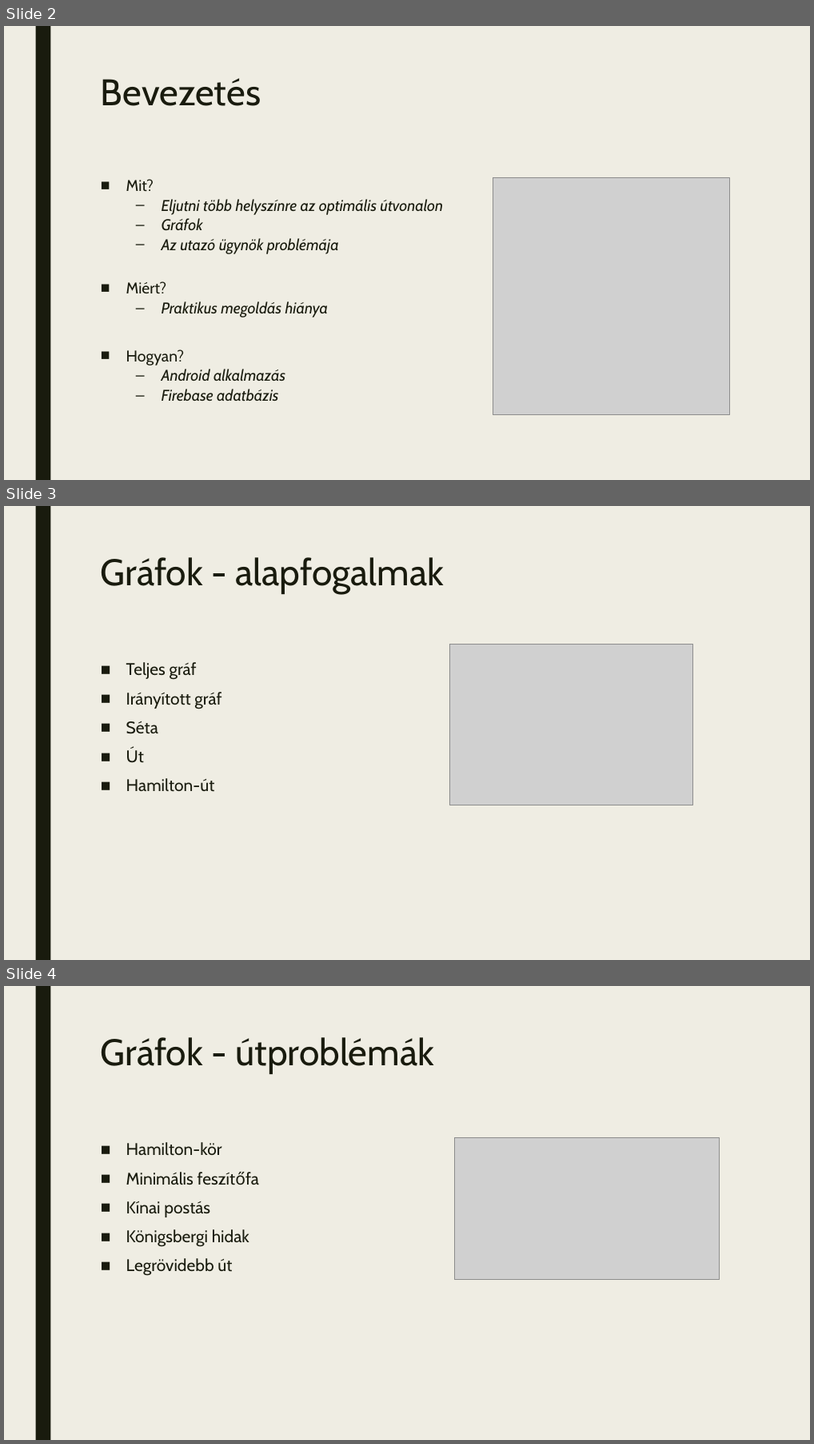
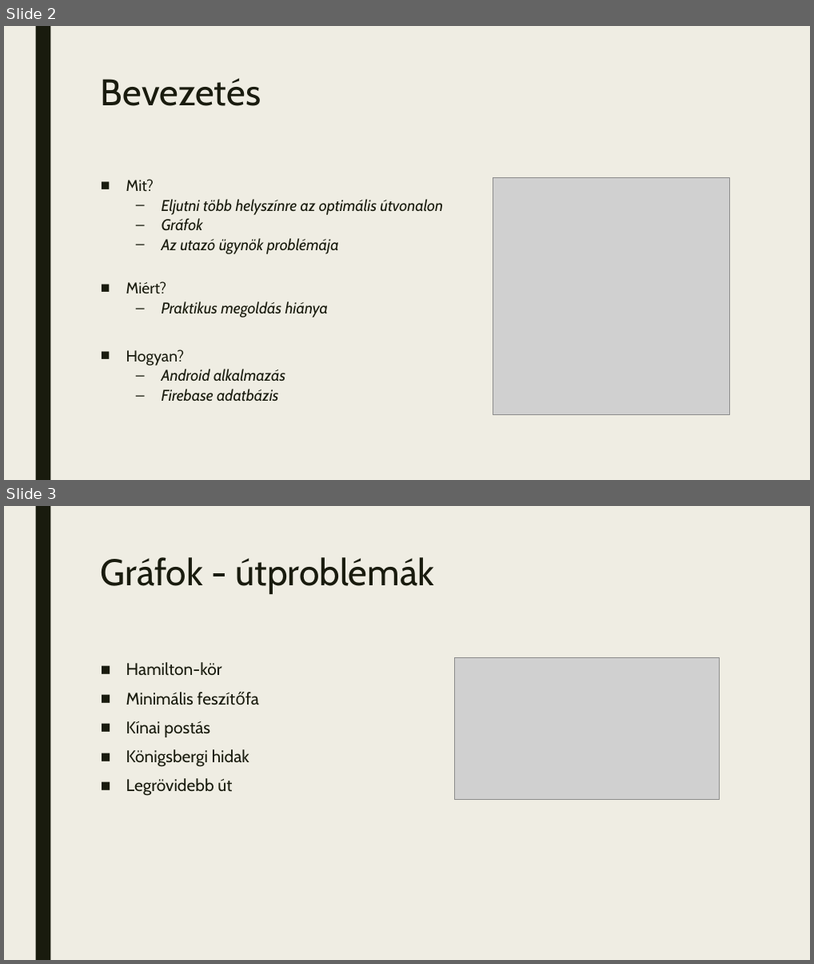
Before and after one commit to Ramzza/edu-ba6-licensz, a slide deck: latex/Groutes.pptx. Shown one above the other, each under a label of ours: slides 2, 3 and 4 before the commit, slides 2 and 3 after it. The pictures are 814x1444 and 814x964 pixels, drawn with LibreOffice and Linux fonts; fonts in the diff are those of the drawing; grey boxes stand for pictures. Boxes give left, top, right and bottom in pixels: in the first picture for what was removed or moved away, otherwise in the second. Text is boxed around its words. In the diff, an @@ line names an element or a change of style, - is before the commit and + after.

Commit message:
vegleges bemutato

```diff
--- a/latex/Groutes.pptx
+++ b/latex/Groutes.pptx
@@ slide 3 removed at (4, 506, 810, 960), background #EFEDE3; not listed: 1 template element that a slide beside it also shows @@
@@ title removed at (101, 557, 443, 594) @@
-Gráfok - alapfogalmak
@@ picture removed at (450, 644, 694, 805) @@
@@ text removed at (126, 662, 222, 792) @@
-■ Teljes gráf
-■ Irányított gráf
-■ Séta
-■ Út
-■ Hamilton-út
@@ what was slide 4 is now slide 3 @@
```
